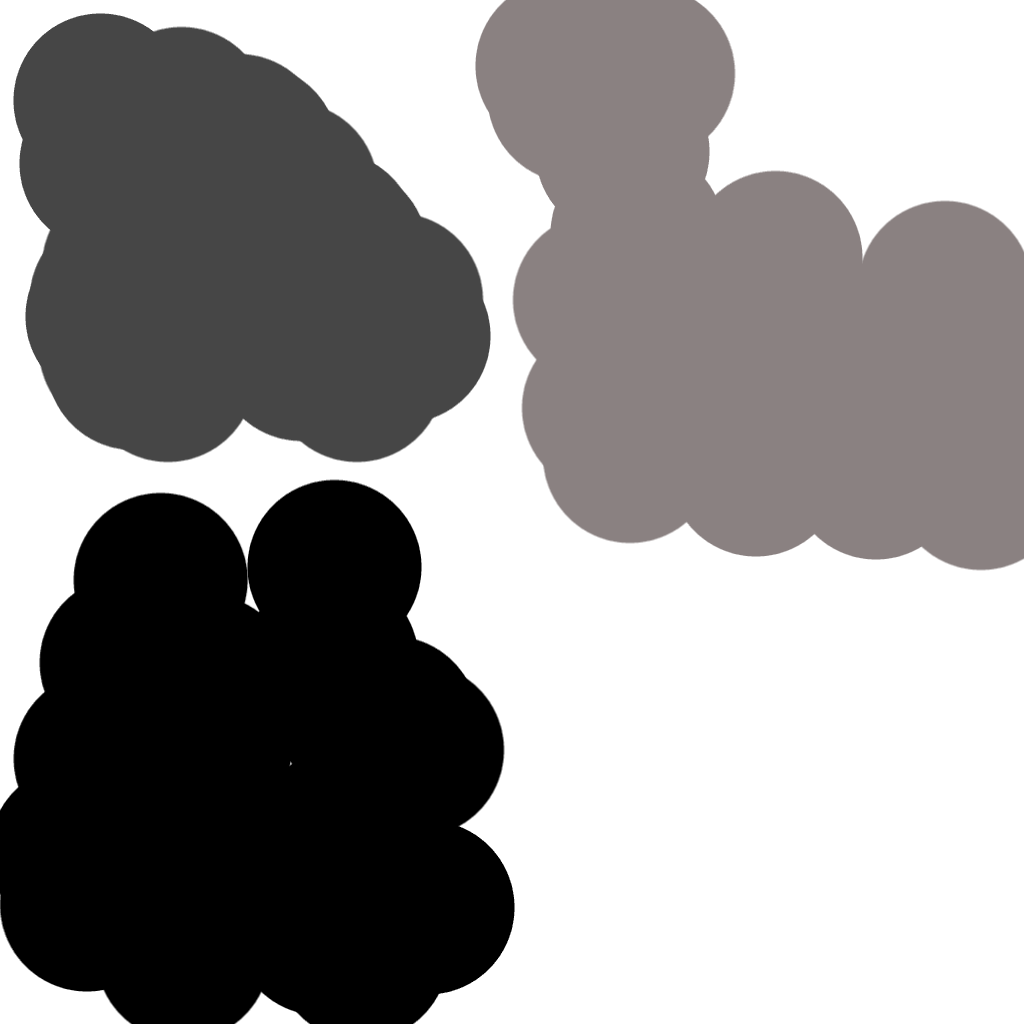
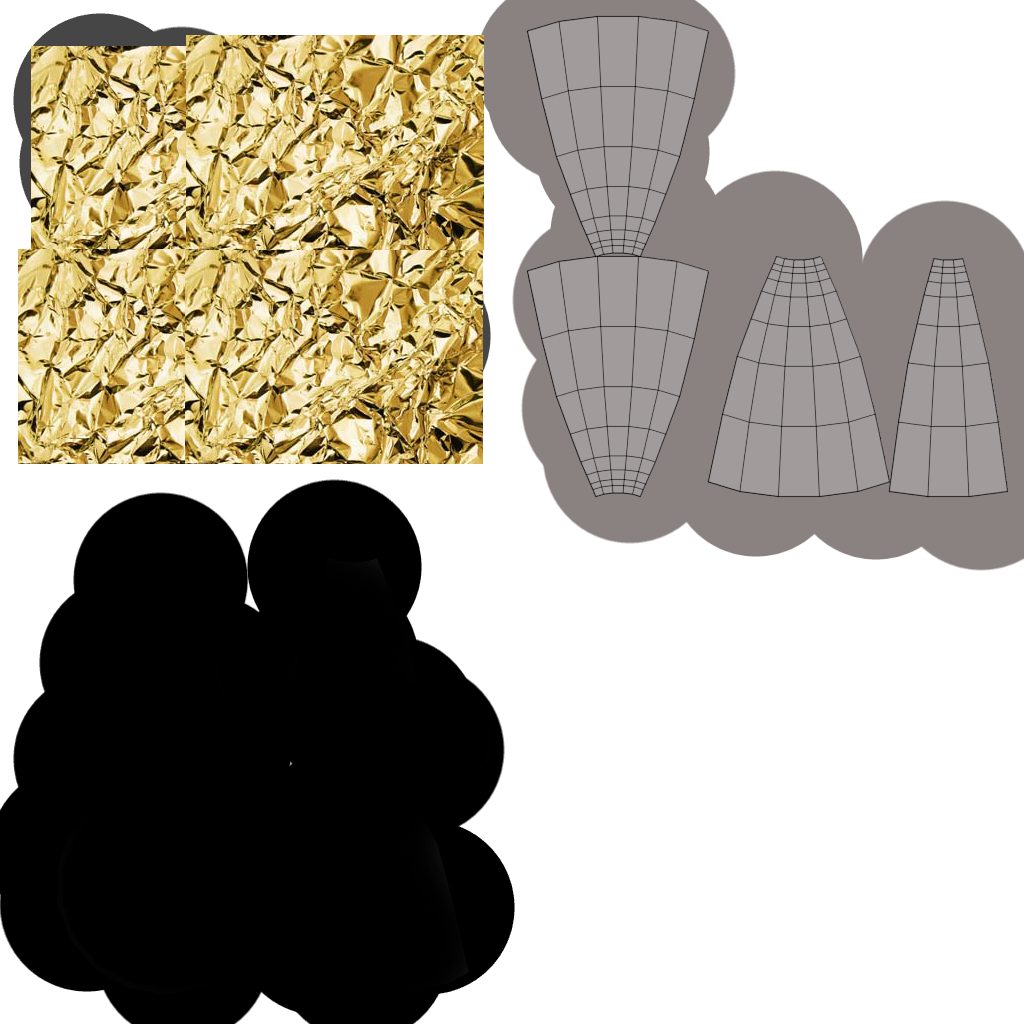
Comparing the layer stacks of the two 1024px x 1024px images. Changes:
added layer "Copia de landerbusenginebody.png" above "Pruebas" over (18, 15, 1009, 994)
